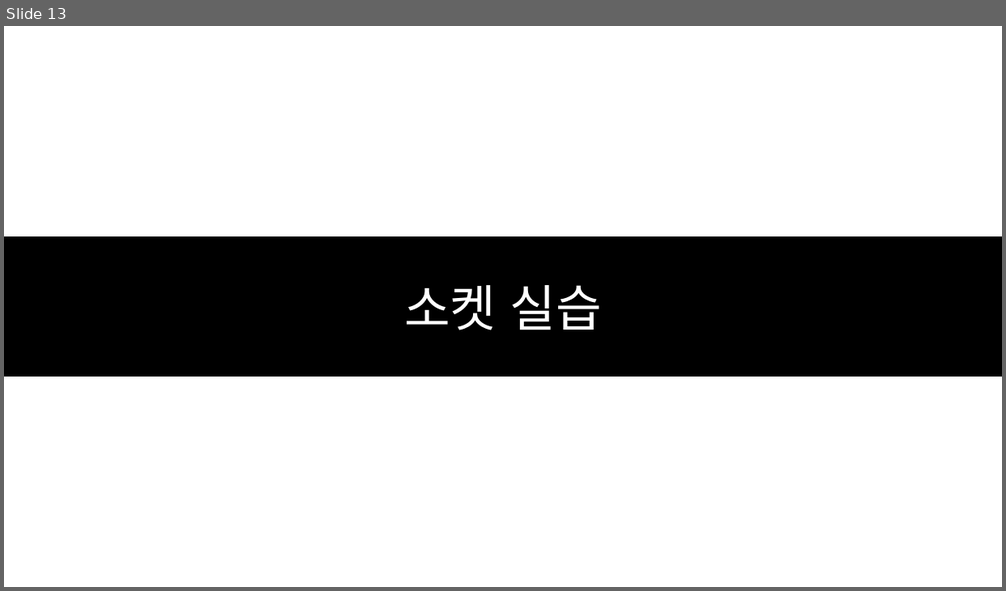
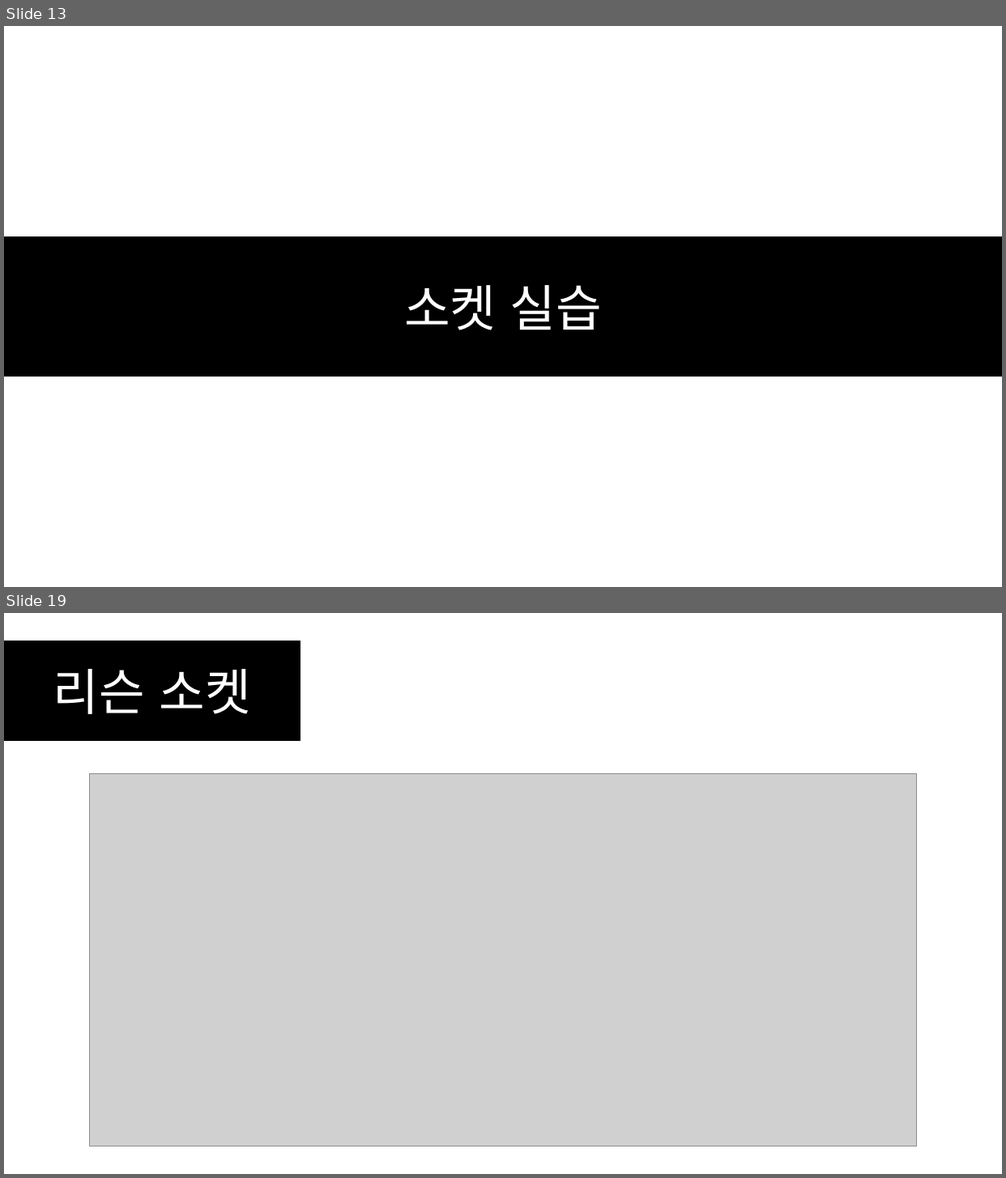
Before and after one commit to SEH00N/SDLU, a slide deck: ServerLecture/PT/2강 소켓 프로그래밍.pptx. Shown one above the other, each under a label of ours: slide 13 before the commit, slides 13 and 19 after it; the slides between them are not shown. The pictures are 1006x591 and 1006x1178 pixels, drawn with LibreOffice and Linux fonts; fonts in the diff are those of the drawing; grey boxes stand for pictures. Boxes give left, top, right and bottom in pixels: in the first picture for what was removed or moved away, otherwise in the second. Text is boxed around its words. In the diff, an @@ line names an element or a change of style, - is before the commit and + after.

```diff
--- a/ServerLecture/PT/2강 소켓 프로그래밍.pptx
+++ b/ServerLecture/PT/2강 소켓 프로그래밍.pptx
@@ slide 19 added at bbox=[4, 613, 1002, 1174], background #FFFFFF @@
@@ rectangle added at bbox=[4, 641, 300, 741], fill #000000, outline #000000 1 pt, 48 pt, text #FFFFFF @@
+리슨 소켓
@@ picture added at bbox=[89, 774, 917, 1147] @@
```
Also in this commit, not shown: 19 other slides added, 1 slide removed, 21 other files.
